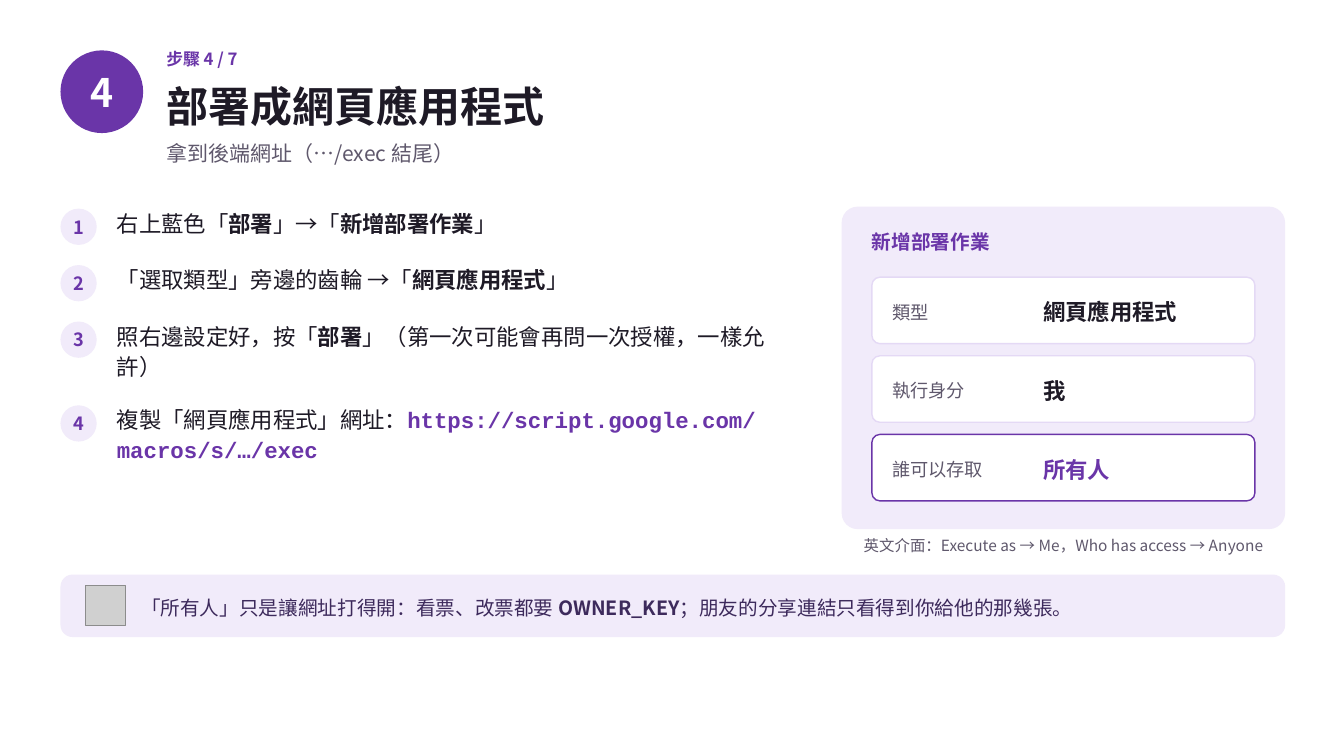
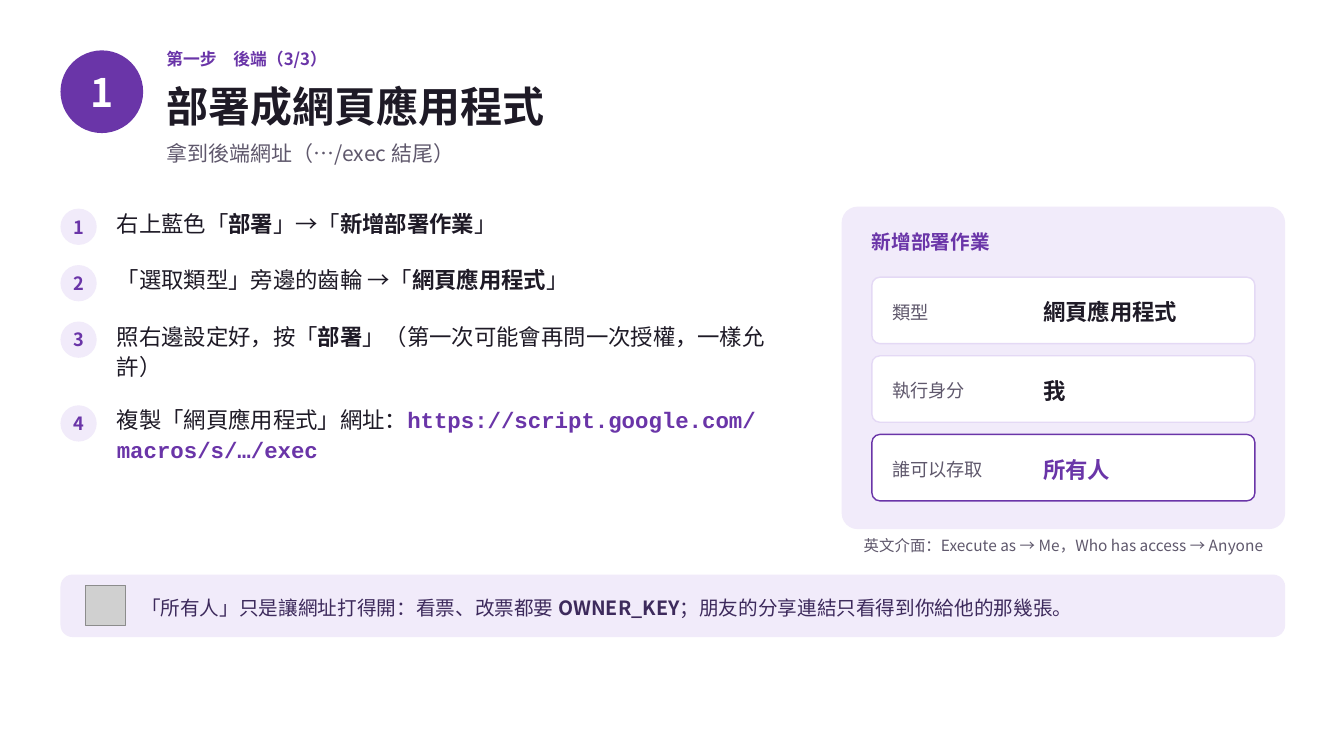
Before and after one commit to ktt823/ticket-wallet-kit, a slide deck: slide 6 of 票券-自己架一套/安裝說明.pptx (slide 7 before the commit). Drawn at 1344x756 pixels with LibreOffice and Linux fonts; fonts in the diff are those of the drawing; grey boxes stand for pictures. Boxes give left, top, right and bottom in pixels: in the first picture for what was removed or moved away, otherwise in the second. Text is boxed around its words. In the diff, an @@ line names an element or a change of style, - is before the commit and + after.

```diff
--- a/票券-自己架一套/安裝說明.pptx
+++ b/票券-自己架一套/安裝說明.pptx
@@ text at <box>166,50,327,68</box>: text changed @@
-步驟 4 / 7
+第一步 後端（3/3）
@@ text at <box>90,78,113,107</box>: text changed @@
-4
+1
```
Also in this commit, not shown: 10 other slides changed, 2 slides removed, 8 other files.
